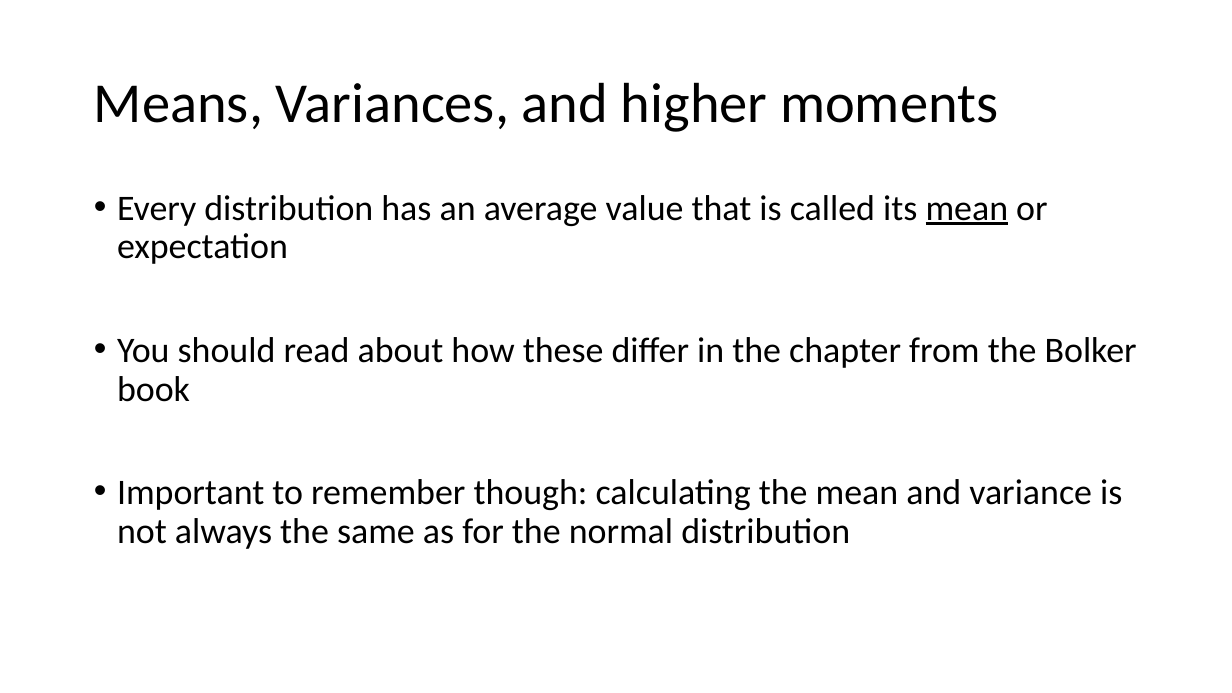
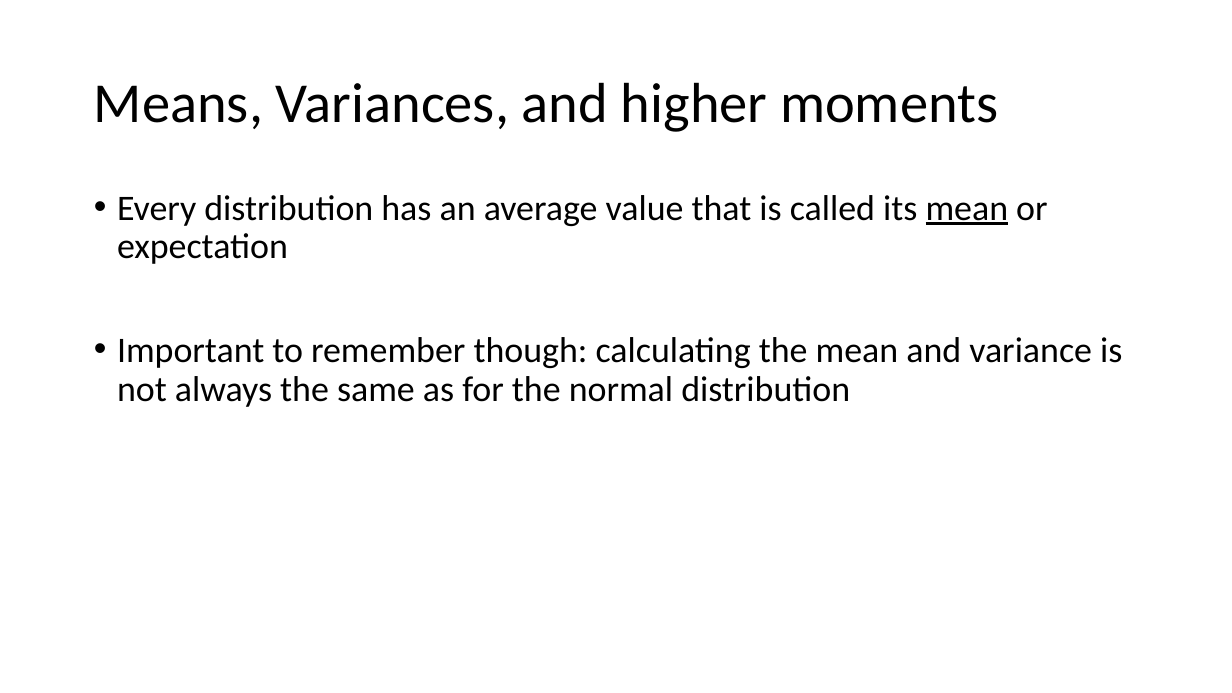
Before and after one commit to DataInvestigations/class_materials, a slide deck: slide 17 of lectures/le10_distributions/le10_distributions.pptx (slide 12 before the commit). Drawn at 1232x693 pixels with LibreOffice and Linux fonts; fonts in the diff are those of the drawing. Boxes give left, top, right and bottom in pixels: in the first picture for what was removed or moved away, otherwise in the second. Text is boxed around its words. In the diff, an @@ line names an element or a change of style, - is before the commit and + after.

```diff
--- a/lectures/le10_distributions/le10_distributions.pptx
+++ b/lectures/le10_distributions/le10_distributions.pptx
@@ text at [117,337,1137,402]: paragraph removed @@
-• You should read about how these differ in the chapter from the Bolker book
```
Also in this commit, not shown: 6 other slides changed, 5 slides added, 4 other files.
